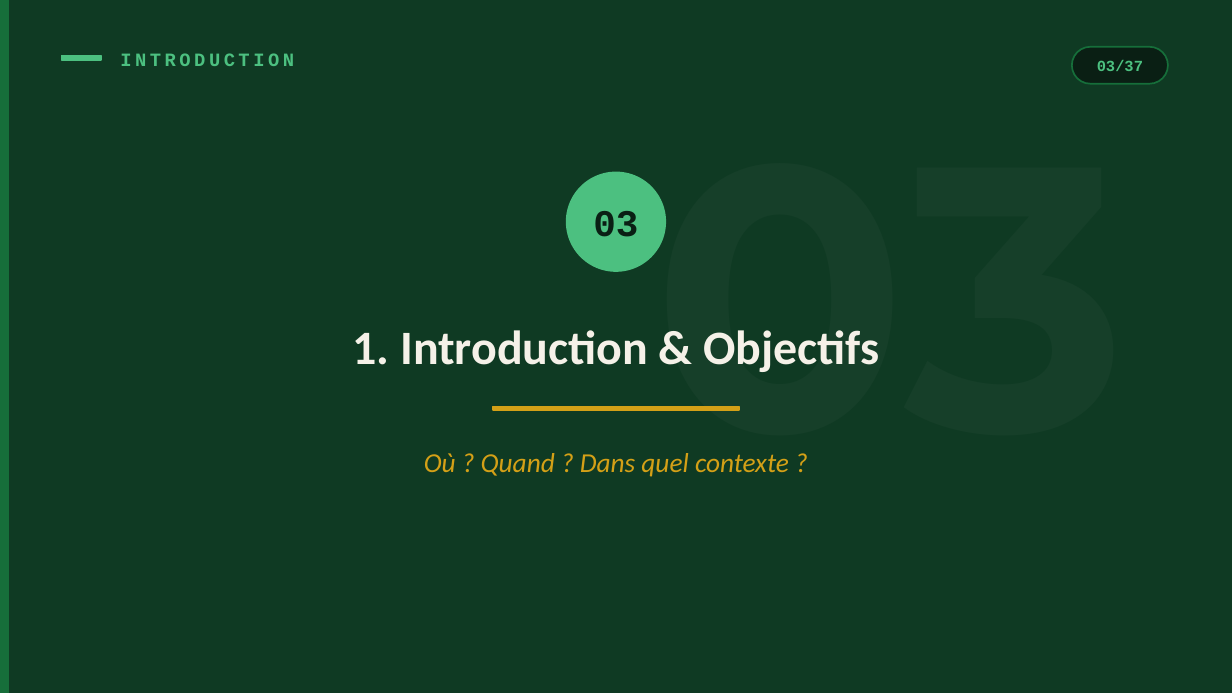
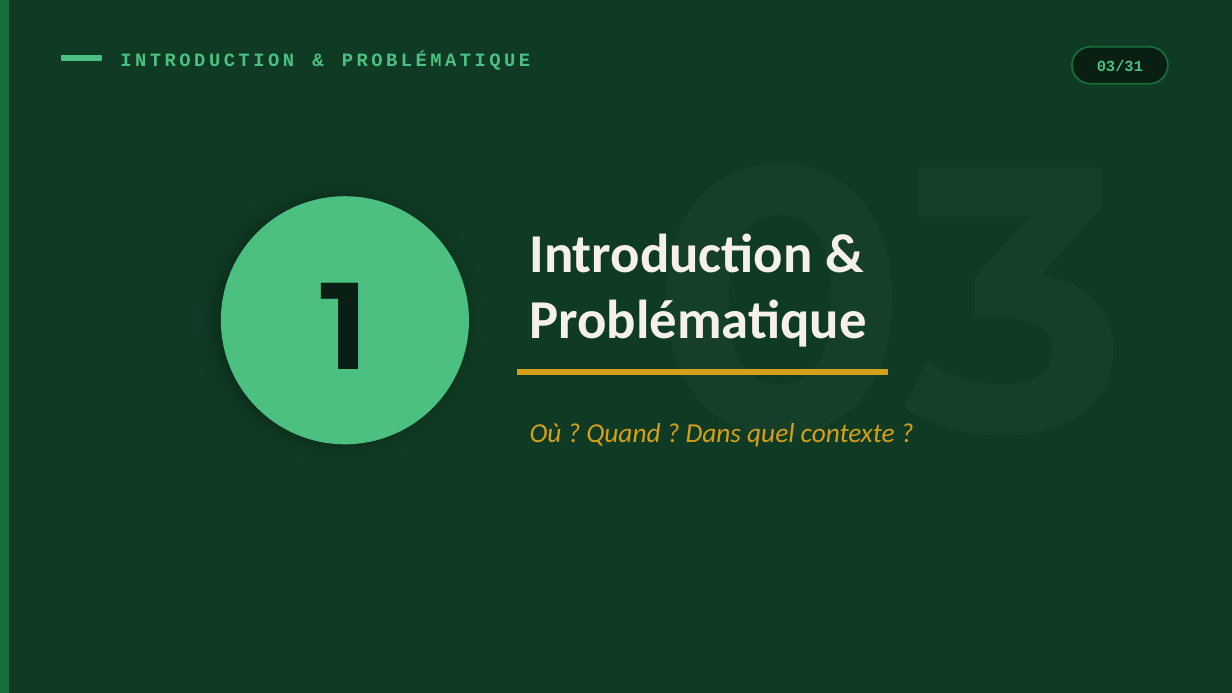
Before and after one commit to Belhormamohamed13/Memiore_RohWinBghit, a slide deck: slide 3 of RohWinBghit_Presentation.pptx. Drawn at 1232x693 pixels with LibreOffice and Linux fonts; fonts in the diff are those of the drawing. Boxes give left, top, right and bottom in pixels: in the first picture for what was removed or moved away, otherwise in the second. Text is boxed around its words. In the diff, an @@ line names an element or a change of style, - is before the commit and + after.

```diff
--- a/RohWinBghit_Presentation.pptx
+++ b/RohWinBghit_Presentation.pptx
@@ text at [120,53,530,70]: text changed @@
-INTRODUCTION
+INTRODUCTION & PROBLÉMATIQUE
@@ text at [1097,60,1143,71]: text changed @@
-03/37
+03/31
@@ ellipse: place and size @@
-ellipse at [567,172,665,271]
+ellipse at [222,197,468,444]
@@ ellipse at [222,197,468,444]: shadow on @@
@@ text at [530,233,867,347]: text changed; size 28 to 32 pt @@
-1. Introduction & Objectifs
+Introduction & Problématique
@@ text removed at [593,211,638,237] @@
-03
@@ text added at [321,283,369,369], 72 pt, text #0A1F14, bold @@
+1
@@ rectangle: place and size @@
-rectangle at [493,407,739,410]
+rectangle at [517,370,887,375]
@@ text "Où ? Quand ? Dans ...": place and size @@
-text "Où ? Quand ? Dans ..." at [424,453,789,477]
+text "Où ? Quand ? Dans ..." at [530,423,895,447]
@@ text "Où ? Quand ? Dans ..." at [530,423,895,447]: alignment centre to left @@
```
Also in this commit, not shown: 3 other slides changed, 27 slides added, 33 slides removed, 4 other files.
